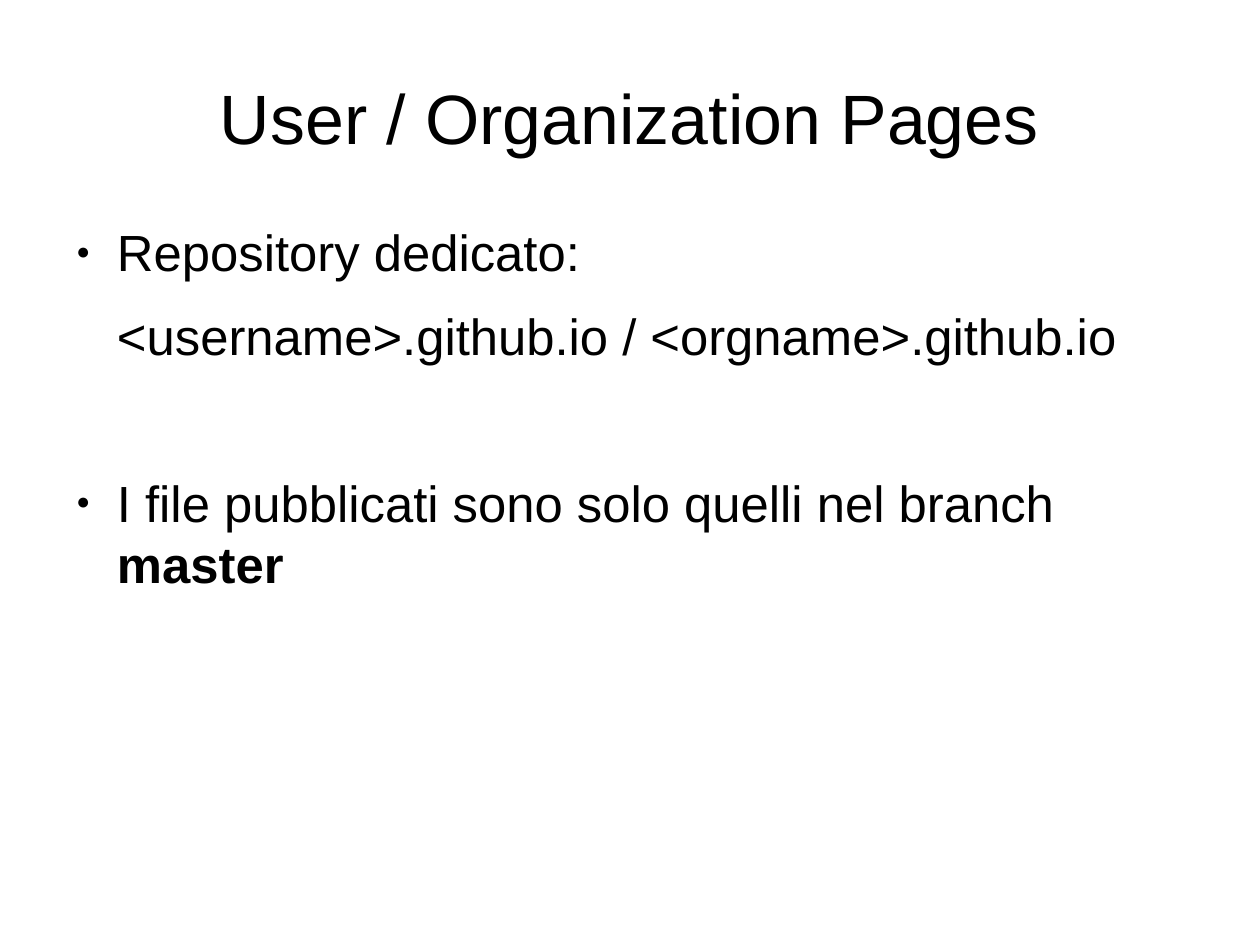
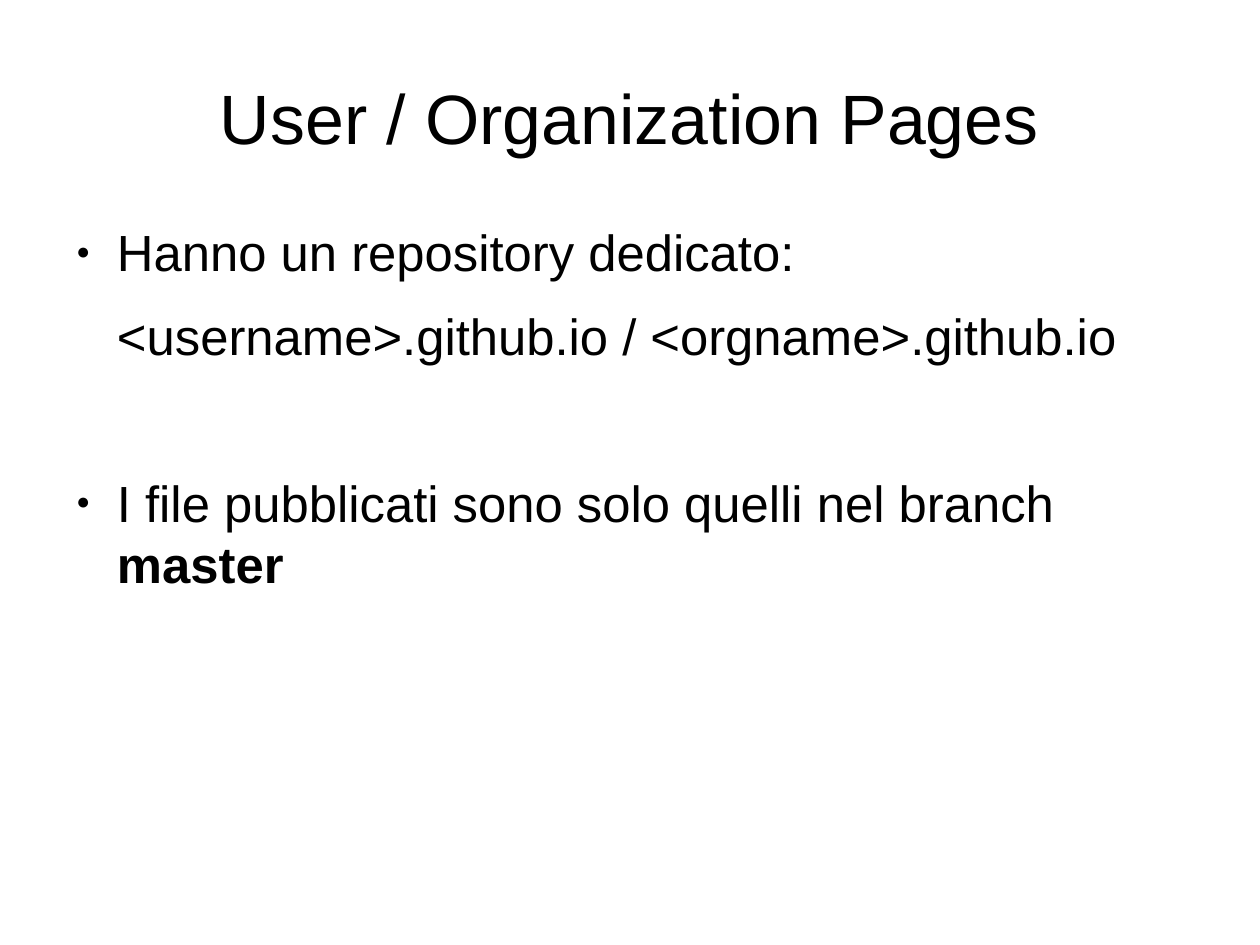
Before and after one commit to lucamariani/corso_diapositive, a slide deck: slide 6 of github.odp. Drawn at 1260x945 pixels with LibreOffice and Linux fonts; fonts in the diff are those of the drawing. Boxes give left, top, right and bottom in pixels: in the first picture for what was removed or moved away, otherwise in the second. Text is boxed around its words. In the diff, an @@ line names an element or a change of style, - is before the commit and + after.

```diff
--- a/github.odp
+++ b/github.odp
@@ text at bbox=[117, 234, 794, 282]: text changed @@
-● Repository dedicato:
+● Hanno un repository dedicato:
```
Also in this commit, not shown: 4 other slides changed, 1 other file.
